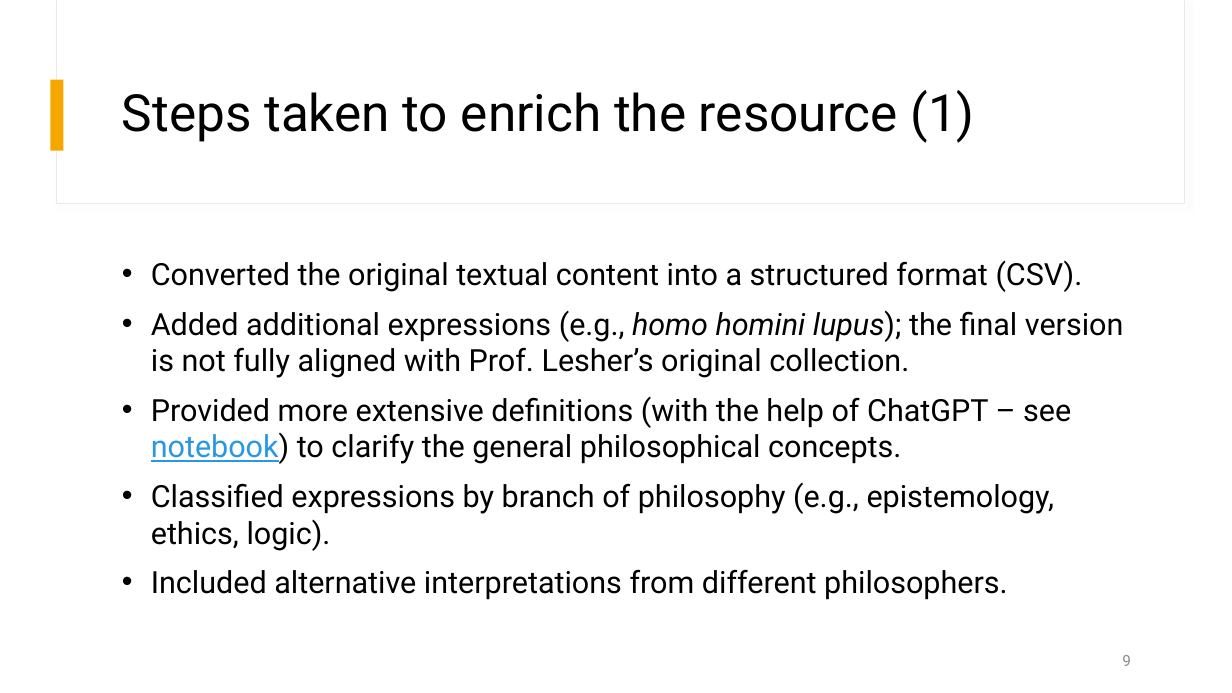
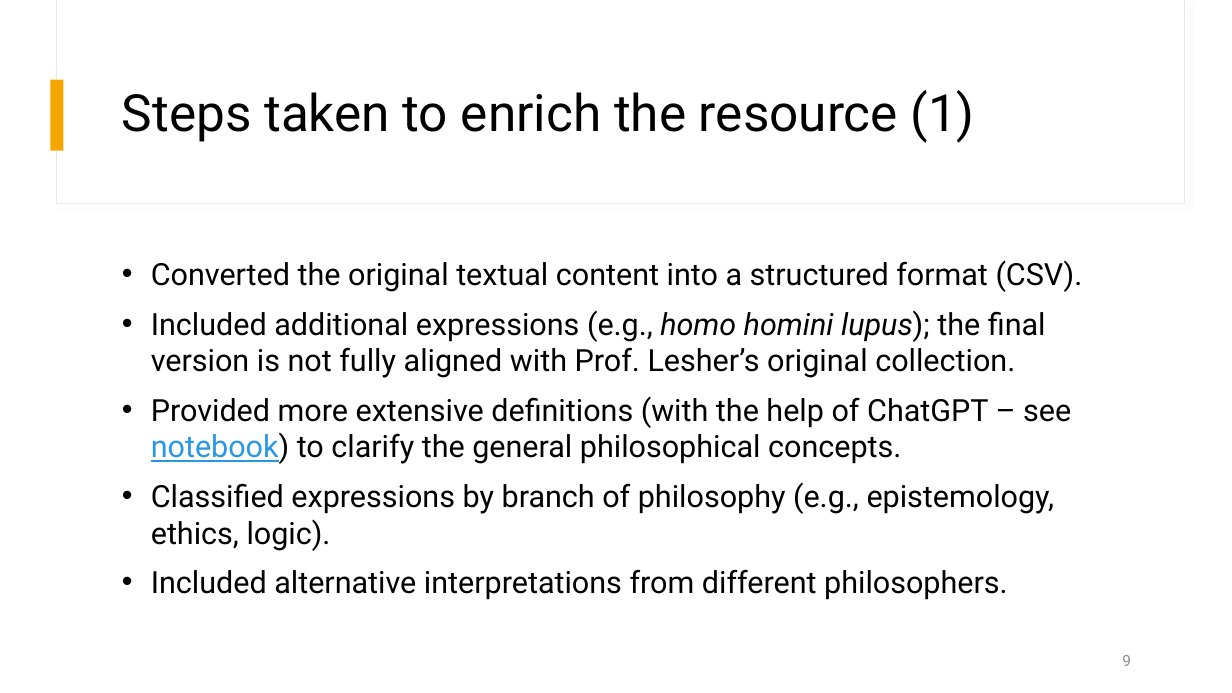
Before and after one commit to tonazzog/PhiloLatin, a slide deck: slide 9 of Linking Latin Philosophical Expressions.pptx. Drawn at 1232x693 pixels with LibreOffice and Linux fonts; fonts in the diff are those of the drawing. Boxes give left, top, right and bottom in pixels: in the first picture for what was removed or moved away, otherwise in the second. Text is boxed around its words. In the diff, an @@ line names an element or a change of style, - is before the commit and + after.

```diff
--- a/Linking Latin Philosophical Expressions.pptx
+++ b/Linking Latin Philosophical Expressions.pptx
@@ text at (151,310,1046,378): text changed @@
-• Added additional expressions (e.g., homo homini lupus); the final version is not fully aligned with Prof. Lesher’s original collection.
+• Included additional expressions (e.g., homo homini lupus); the final version is not fully aligned with Prof. Lesher’s original collection.
```
Also in this commit, not shown: 5 other slides changed, 1 slide added, 3 other files.
